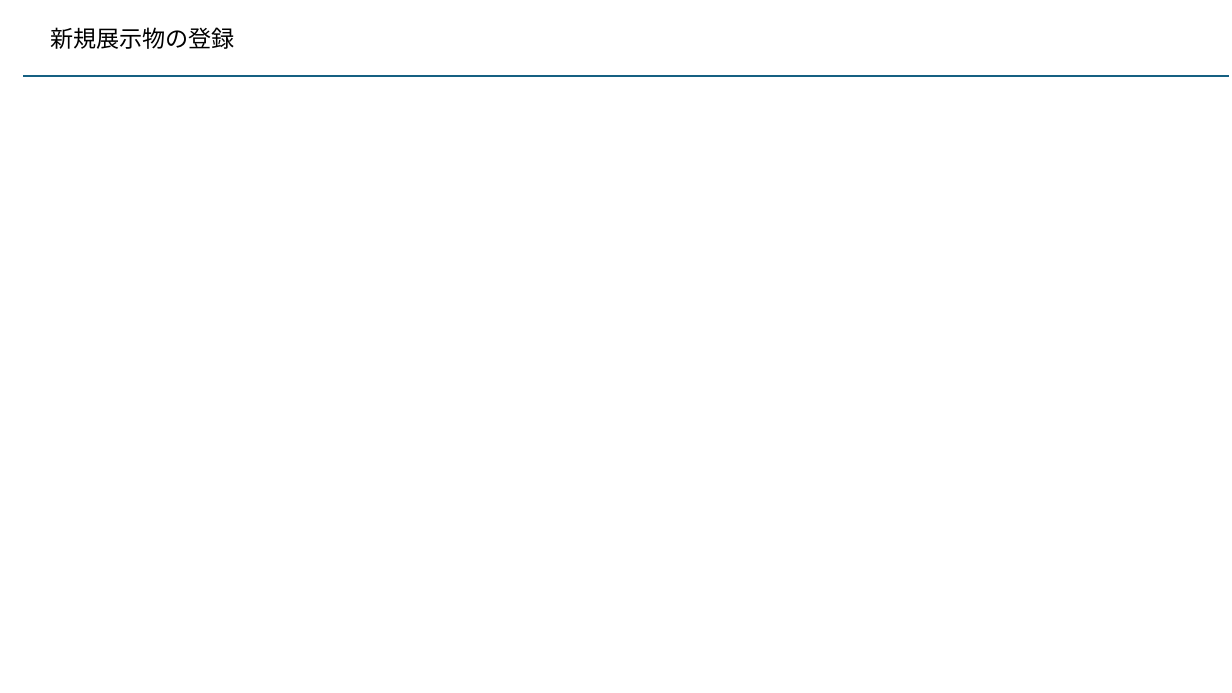
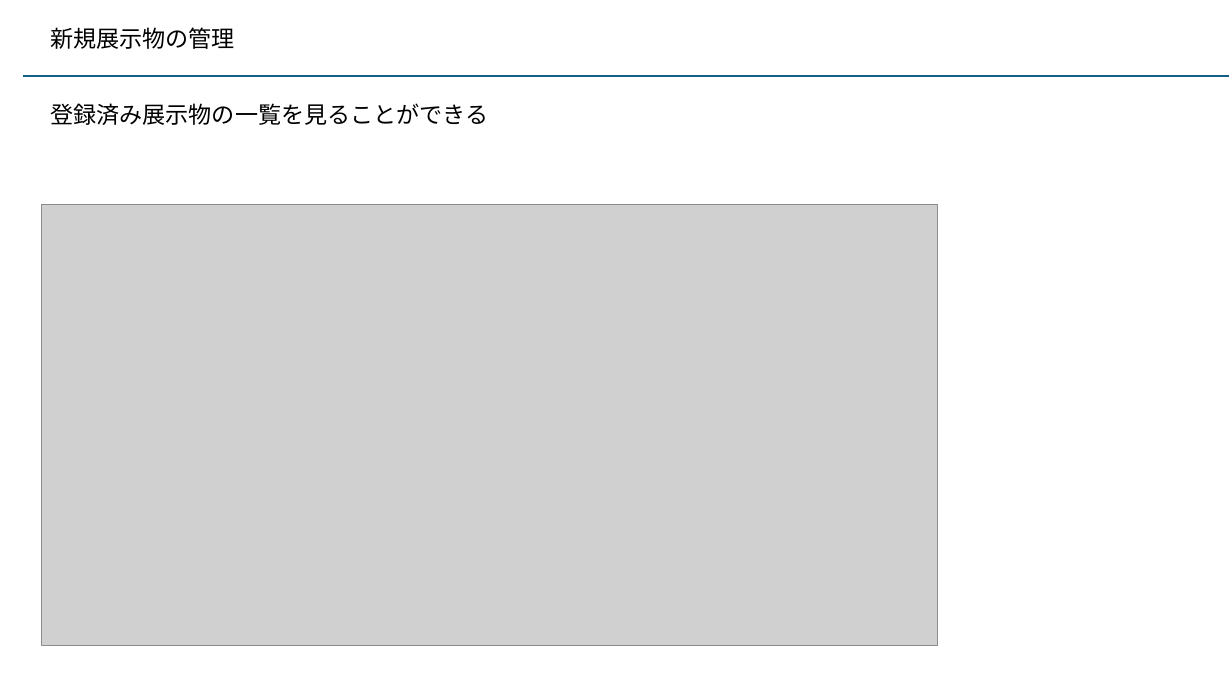
Before and after one commit to kaze-lab/museum_app_proj, a slide deck: slide 35 of 展示物アプリ仕様.pptx (slide 34 before the commit). Drawn at 1232x693 pixels with LibreOffice and Linux fonts; fonts in the diff are those of the drawing; grey boxes stand for pictures. Boxes give left, top, right and bottom in pixels: in the first picture for what was removed or moved away, otherwise in the second. Text is boxed around its words. In the diff, an @@ line names an element or a change of style, - is before the commit and + after.

```diff
--- a/展示物アプリ仕様.pptx
+++ b/展示物アプリ仕様.pptx
@@ text at (50, 27, 235, 49): text changed @@
-新規展示物の登録
+新規展示物の管理
@@ text added at (50, 103, 488, 125), 18 pt, text #000000 @@
+登録済み展示物の一覧を見ることができる
@@ picture added at (42, 204, 939, 645) @@
```
Also in this commit, not shown: 5 other slides changed, 2 slides added, 17 other files.
